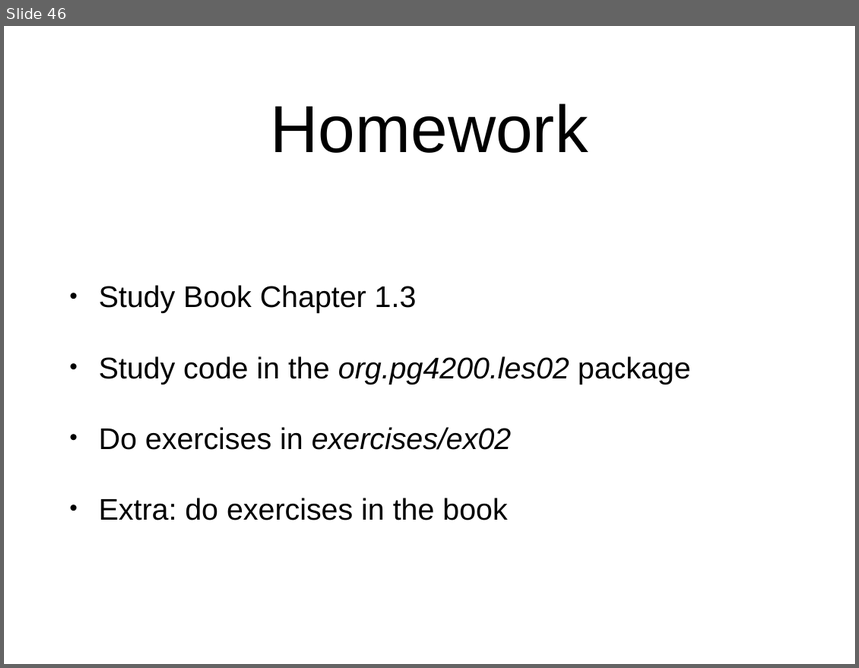
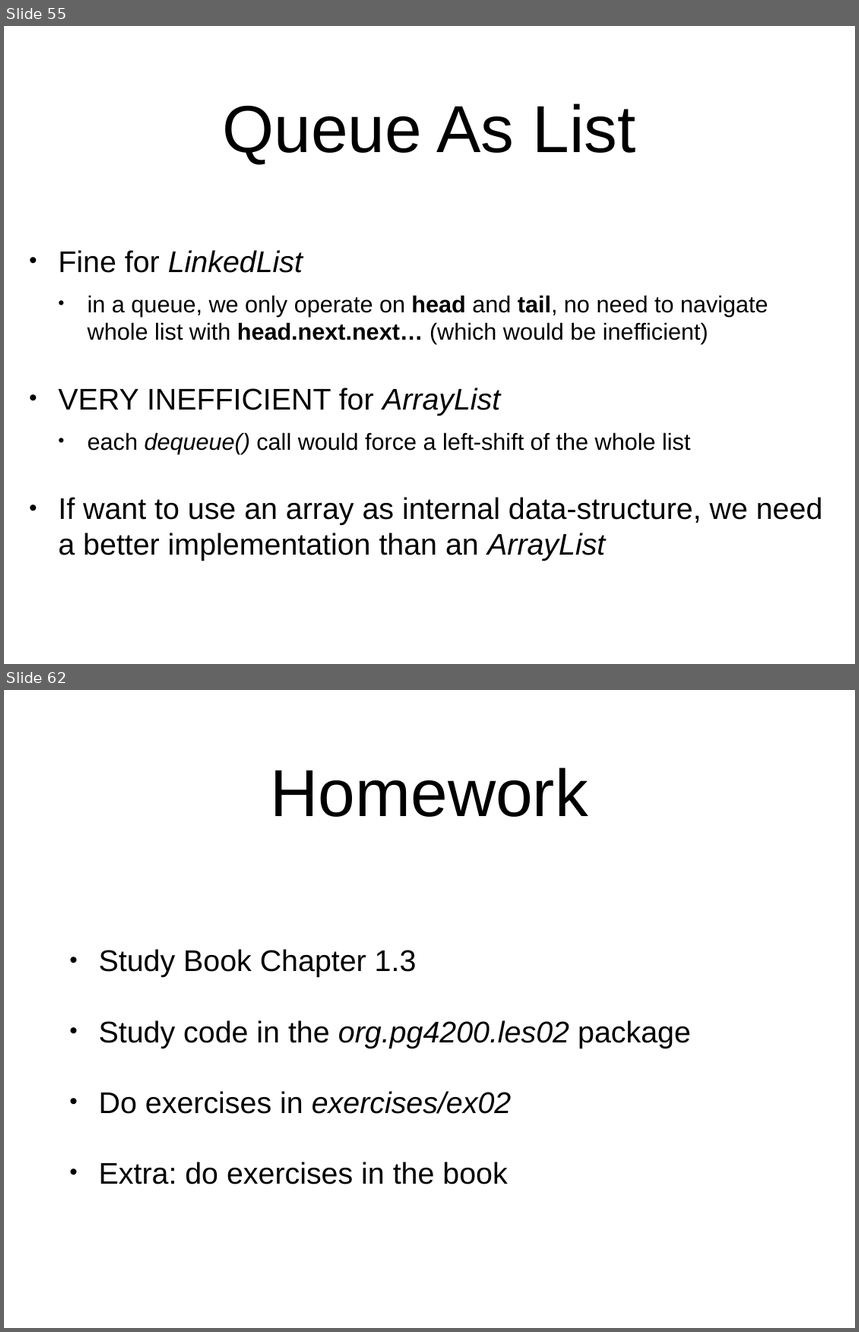
Before and after one commit to arcuri82/algorithms, a slide deck: docs/slides/02/02_stack_queue.pptx. Shown one above the other, each under a label of ours: slide 46 before the commit, slides 55 and 62 after it; the slides between them are not shown. The pictures are 859x668 and 859x1332 pixels, drawn with LibreOffice and Linux fonts; fonts in the diff are those of the drawing. Boxes give left, top, right and bottom in pixels: in the first picture for what was removed or moved away, otherwise in the second. Text is boxed around its words. In the diff, an @@ line names an element or a change of style, - is before the commit and + after.

```diff
--- a/docs/slides/02/02_stack_queue.pptx
+++ b/docs/slides/02/02_stack_queue.pptx
@@ slide 55 added at (4,26,855,664), background #FFFFFF @@
@@ title added at (222,104,636,164), 80 pt, text #000000 @@
+Queue As List
@@ text added at (58,250,823,561), 28 pt, text #000000 @@
+• Fine for LinkedList
+  • in a queue, we only operate on head and tail, no need to navigate whole list with head.next.next… (which would be inefficient)
+• VERY INEFFICIENT for ArrayList
+  • each dequeue() call would force a left-shift of the whole list
+• If want to use an array as internal data-structure, we need a better implementation than an ArrayList
@@ what was slide 46 is now slide 62 @@
```
Also in this commit, not shown: 4 slides changed, 20 other slides added, 5 slides removed, 2 other files.
